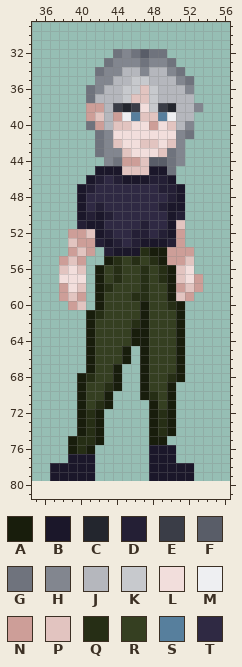
Edited in one commit: sprite sheet (assets/player.png). Above, as it was before the edit.
The file is 32x64 pixels. Shown: x 35..56, y 29..81. The old version is drawn lined up with the new one, on the new canvas.
Palette (. is transparent): A #181d0c  B #1b172a  C #23262e  D #241f35  E #3a3d47  F #595d68  G #6f737d  H #82868f  J #b5b7bd  K #c7c9cd  L #f2dedc  M #eeeff2  N #cd9e98  P #e2c4c0  Q #262e15  R #353f21  S #577f9d  T #2f2943
Pixels before, first column x 37:
32 .......GHGFGG....
33 ......GHHHGHHG...
34 .....GHHJJHJJHG..
35 .....HHJJKKJJJHG.
36 ....GHJJKKPKJJJH.
37 ....GJJJKPPKJJJJ.
38 ....NNJECELKECJJH
39 ....NPJNMSPPSMJJ.
40 ....GNJPPLLNLPJH.
41 .....GHLLLLLLLHG.
42 .....GHPLLPPLPH..
43 .....GHHPLLLPGH..
44 ......HGNNPFFGH..
45 .....BBBPPPBBG...
46 ....BDTDBBBDDB...
47 ...BDTTTTTTTDDB..
48 ...BTTTTTTTTTDB..
49 ...BTDTTTTTTDBB..
50 ...BDBDTTTTTTBD..
51 ...DBBTTTTDTTBP..
52 ..NNPBDTTDDTDBN..
53 ..PNNDBDTDBBBDN..
54 ..NPN.DBBBQAANNN.
55 .NPN..AQRQRQANNP.
56 .PLP.ARQRRQRQAPL.
57 .LLL.ARQRRQRQAPLN
58 .NLP.AQRRRQRRANPN
59 .NPN.ARRRQQRRAPN.
60 ..NP.ARRRRARRQA..
61 ....AQRRRRARRRA..
62 ....ARRRRQARRRA..
63 ....ARRRRAARRRA..
64 ....ARRRRAARRRA..
65 ....ARRRA.ARRRA..
66 ....ARRRA.ARRRA..
67 ....ARRA..ARRRA..
68 ...AQRRA..ARRQA..
69 ...ARRQA..ARRA...
70 ...ARRA...AQRA...
71 ...ARQA....ARA...
72 ...AQA.....AQA...
73 ...AQA.....AQA...
74 ...AQA.....AQA...
75 ..AQQA.....AA....
76 ..AQA......BBB...
77 ..BBB......BBB...
78 BBBBB......BBBBB.
79 BBBBB......BBBBB.
New version:
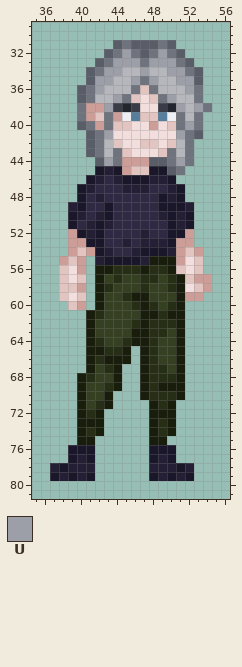
Colours new in this view: U #9c9fa7
Difference:
canvas 32x64 -> 96x96, the old top-left corner now at 32,16
Changed rows in their new state; - is an unchanged pixel.
first column x 37:
31 -------FGFFFGF----
32 ------F-U---UGF---
33 -----F-UUU-UUUGF--
34 ----F-UU--U--UUGF-
35 ----FUU--UGU--UUF-
36 ---F-U--JG-G---UG-
37 ---F---UG-LPGU--G-
38 ---G--U----L--U-UG
39 ---G--G-------G-G-
40 ---F--G-------GUG-
41 ----F-U-------U-F-
42 ----F-J-------JG--
43 ----F-JG------JG--
44 -----FU---N---UG--
45 ------D-N----FG---
47 --------DDD-T-----
48 -----D------B-----
49 --D--TB-----B--D--
50 --BDTDB-----D--B--
51 --BTD-D---T---DB--
52 ---BD-T--T--T-BN--
53 --N-BBTTDTDDDB-N--
54 -----B-TTDBBBD-PN-
55 -----DBBBBDA-A-LP-
56 ---N--A-QQAQ----P-
57 -P-P-------QRQAP-N
58 -PPN---------QALPN
59 -PLP----QAA--RA-N-
60 --PN-----Q-Q------
61 -----------AQA----
62 -----------QQQ----
63 -----------QQ-----
64 -----Q--Q--Q------
65 -----AQQ---Q------
66 -----QAA---Q------
67 ------Q----QQ-----
68 -----------QQ-----
69 -----------QA-A---
70 ------------QQA---
71 ------------Q-----
72 ------------A-----
73 ----A-------------
75 --.AA.------------
76 --BBB-------------
77 ---D--------D-----
78 D-DDD------DDD-D--
79 -D-D--------D-D---
Changed places in both pictures, as pixel boxes (x1, y1, x2, y2):
changed: (59, 40, 212, 418)
changed: (50, 418, 104, 481)
changed: (149, 454, 194, 481)
